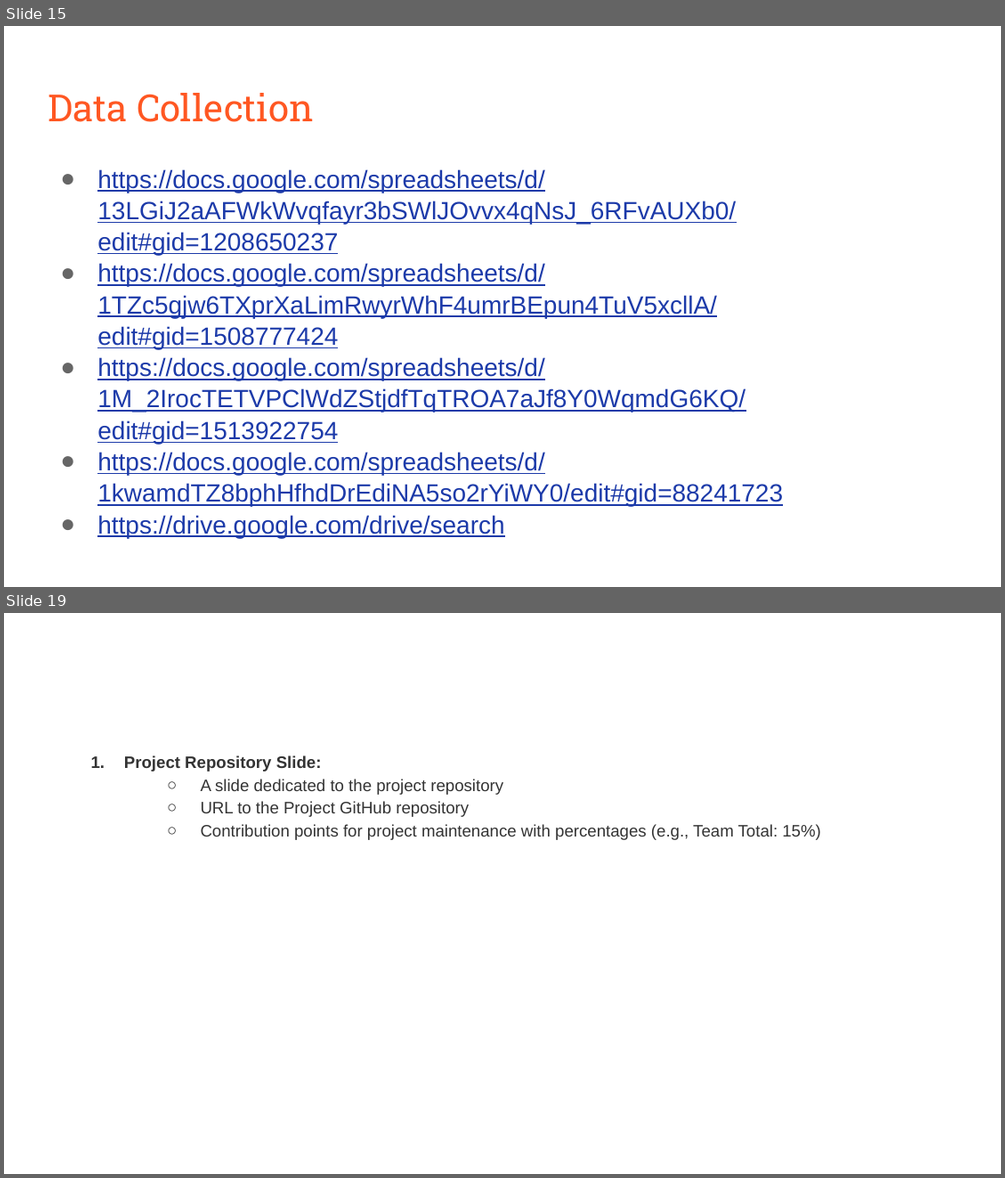
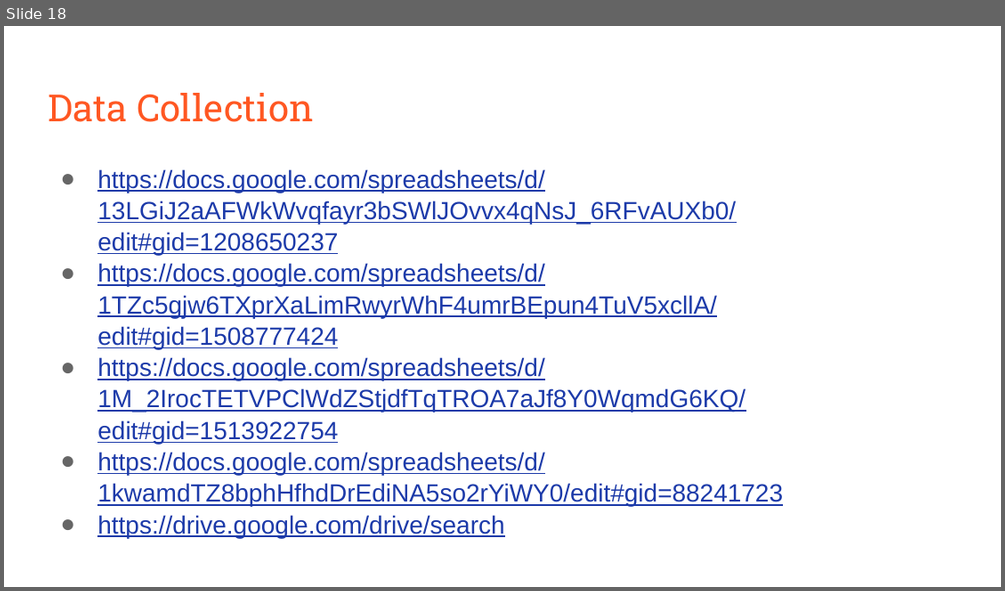
Before and after one commit to arslan719/Capstone_Project_5588, a slide deck: Humanlytics.pptx. Shown one above the other, each under a label of ours: slides 15 and 19 before the commit, slide 18 after it; the slides between them are not shown. The pictures are 1005x1178 and 1005x591 pixels, drawn with LibreOffice and Linux fonts; fonts in the diff are those of the drawing. Boxes give left, top, right and bottom in pixels: in the first picture for what was removed or moved away, otherwise in the second. Text is boxed around its words. In the diff, an @@ line names an element or a change of style, - is before the commit and + after.

```diff
--- a/Humanlytics.pptx
+++ b/Humanlytics.pptx
@@ slide 19 removed at [4, 613, 1001, 1174], background #FFFFFF @@
@@ text removed at [124, 755, 820, 840] @@
-1. Project Repository Slide:
-  ○ A slide dedicated to the project repository
-  ○ URL to the Project GitHub repository
-  ○ Contribution points for project maintenance with percentages (e.g., Team Total: 15%)
@@ what was slide 15 is now slide 18 @@
```
Also in this commit, not shown: 9 slides changed, 5 slides added, 10 other slides removed.
